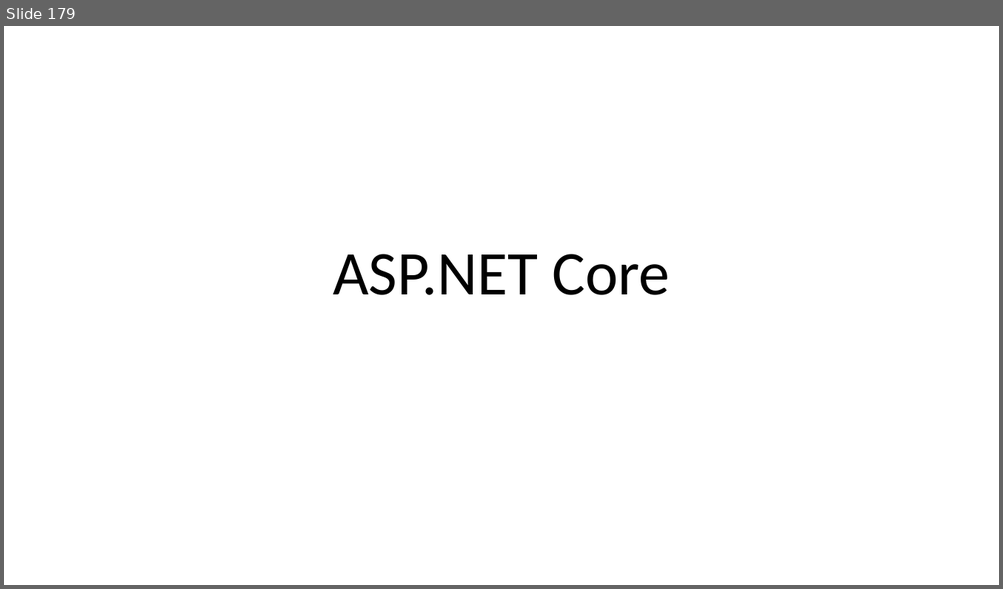
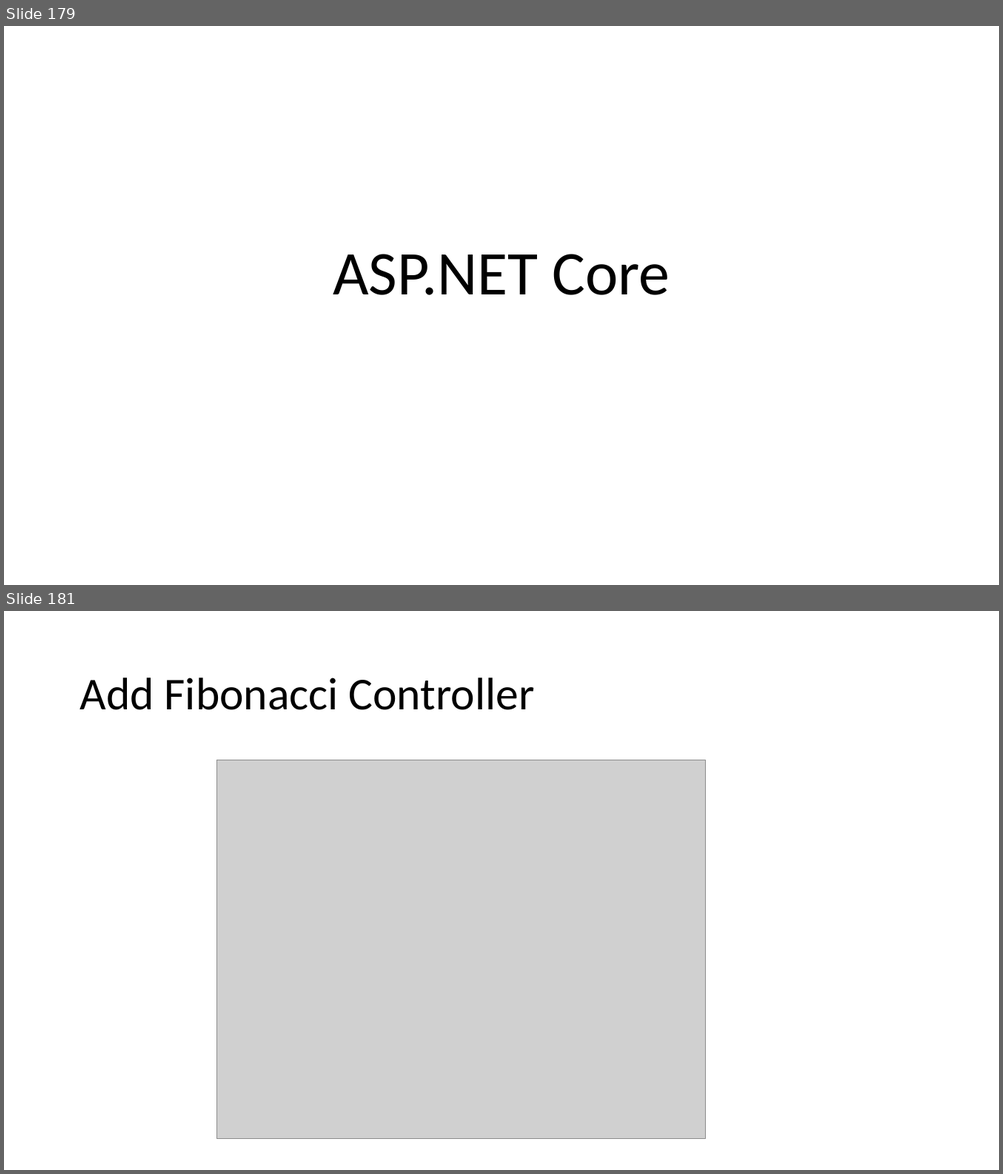
Before and after one commit to guillaume-chervet/course.dotnet, a slide deck: documentations/dotnet.pptx. Shown one above the other, each under a label of ours: slide 179 before the commit, slides 179 and 181 after it; the slides between them are not shown. The pictures are 1003x589 and 1003x1174 pixels, drawn with LibreOffice and Linux fonts; fonts in the diff are those of the drawing; grey boxes stand for pictures. Boxes give left, top, right and bottom in pixels: in the first picture for what was removed or moved away, otherwise in the second. Text is boxed around its words. In the diff, an @@ line names an element or a change of style, - is before the commit and + after.

```diff
--- a/documentations/dotnet.pptx
+++ b/documentations/dotnet.pptx
@@ slide 181 added at (4,611,999,1170), background #FFFFFF @@
@@ title added at (79,678,535,710), 44 pt, text #000000 @@
+Add Fibonacci Controller
@@ picture added at (216,760,705,1139) @@
```
Also in this commit, not shown: 2 other slides added, 1 slide removed.
